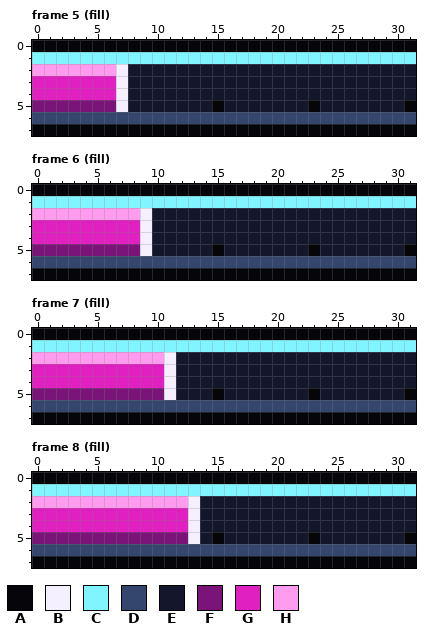
Pixel-art file, stored at projects/007_survivors/art/hud_xp.aseprite. The picture above was drawn from the file before the commit.
32x8 pixels, 17 frames. Colours within 5 levels of each other are drawn and written as one. Shown: frame 5 (fill), frame 6 (fill), frame 7 (fill), frame 8 (fill). The commit also changed other frames, which this record leaves out.
Palette (. is transparent): A #05050a  B #f4f0ff  C #80f4ff  D #34466e  E #14162c  F #7a1478  G #e020c0  H #ff9cf0
After the commit:
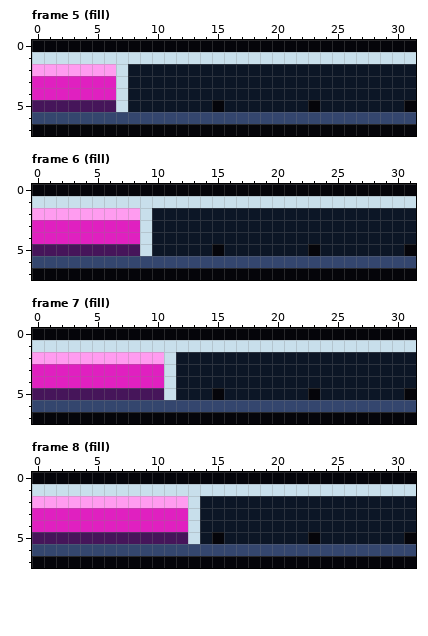
The edit:
Colour C changes from #80f4ff to #c8dfeb.
Colour E changes from #14162c to #0c1626.
Colour F changes from #7a1478 to #46155a.
Frame 5 (fill):
The edit turns colour B into colour C in rows 2 to 5 at x 7.
Frame 6 (fill):
The edit turns colour B into colour C in rows 2 to 5 at x 9.
Frame 7 (fill):
The edit turns colour B into colour C in rows 2 to 5 at x 11.
Frame 8 (fill):
The edit turns colour B into colour C in rows 2 to 5 at x 13.
